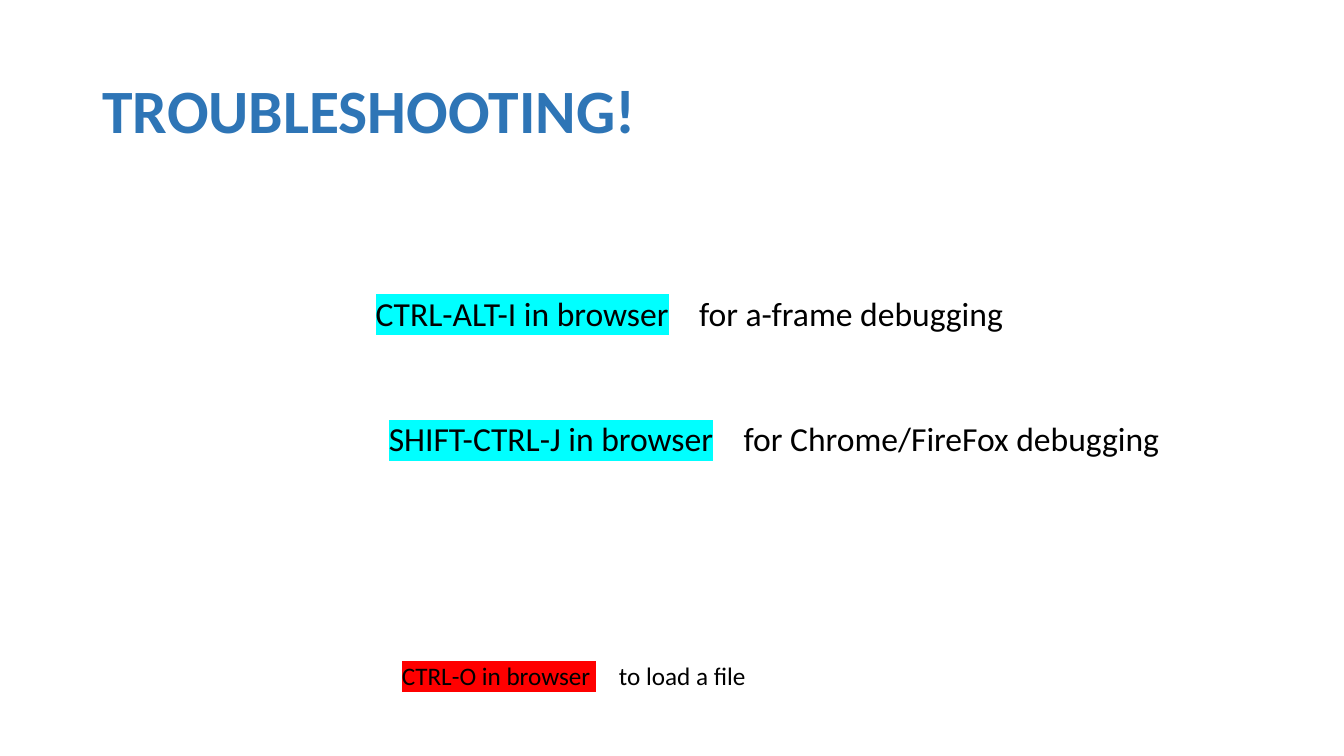
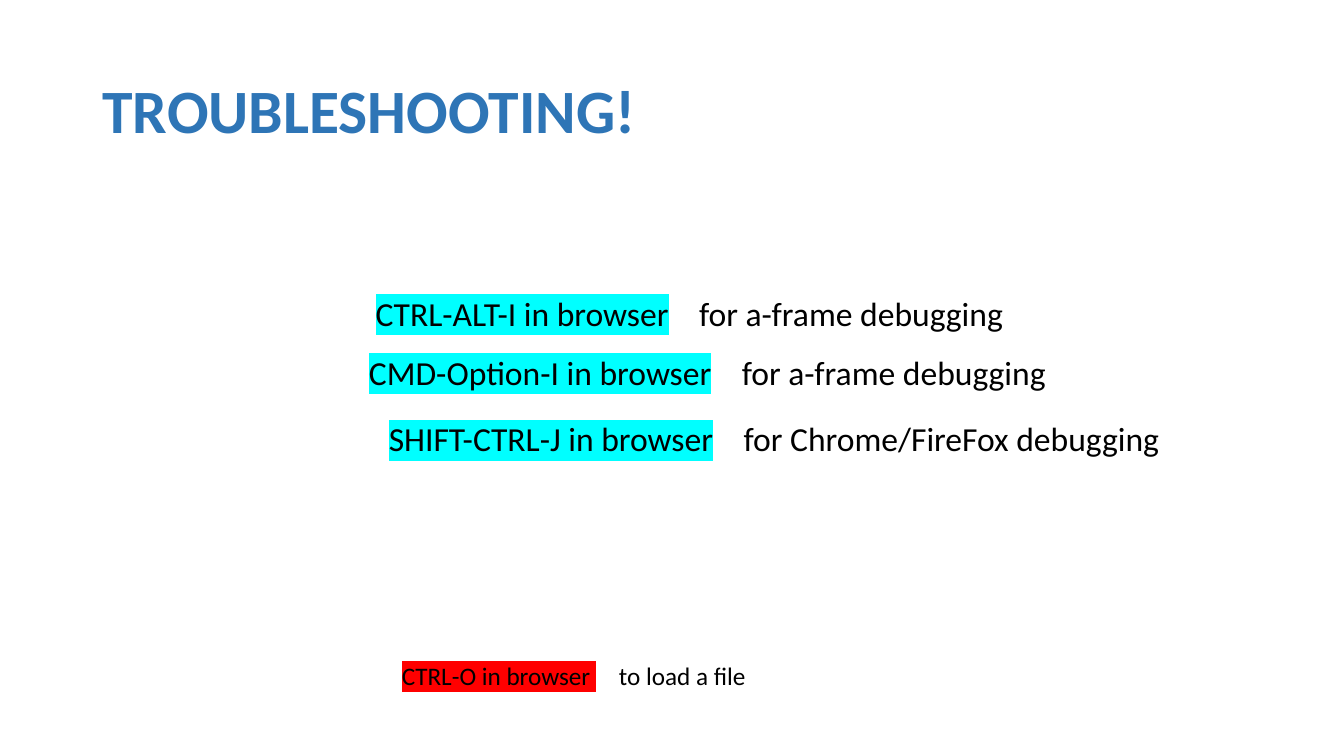
Before and after one commit to wonder-phil/UEMCON-2025, a slide deck: slide 24 of p01/VR-A-Frame-introduction.pptx. Drawn at 1344x756 pixels with LibreOffice and Linux fonts; fonts in the diff are those of the drawing. Boxes give left, top, right and bottom in pixels: in the first picture for what was removed or moved away, otherwise in the second. Text is boxed around its words. In the diff, an @@ line names an element or a change of style, - is before the commit and + after.

```diff
--- a/p01/VR-A-Frame-introduction.pptx
+++ b/p01/VR-A-Frame-introduction.pptx
@@ text added at [369,357,1046,393], 24 pt, text #000000 @@
+CMD-Option-I in browser for a-frame debugging
```
Also in this commit, not shown: 1 other slide changed, 2 other files.
